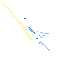
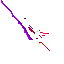
Two versions of the same layered image (64px x 64px). Layer-by-layer changes:
painted on "Copie de exe_lilac_mpbl_charging_1_e.png" over left=1, top=0, right=50, bottom=51
